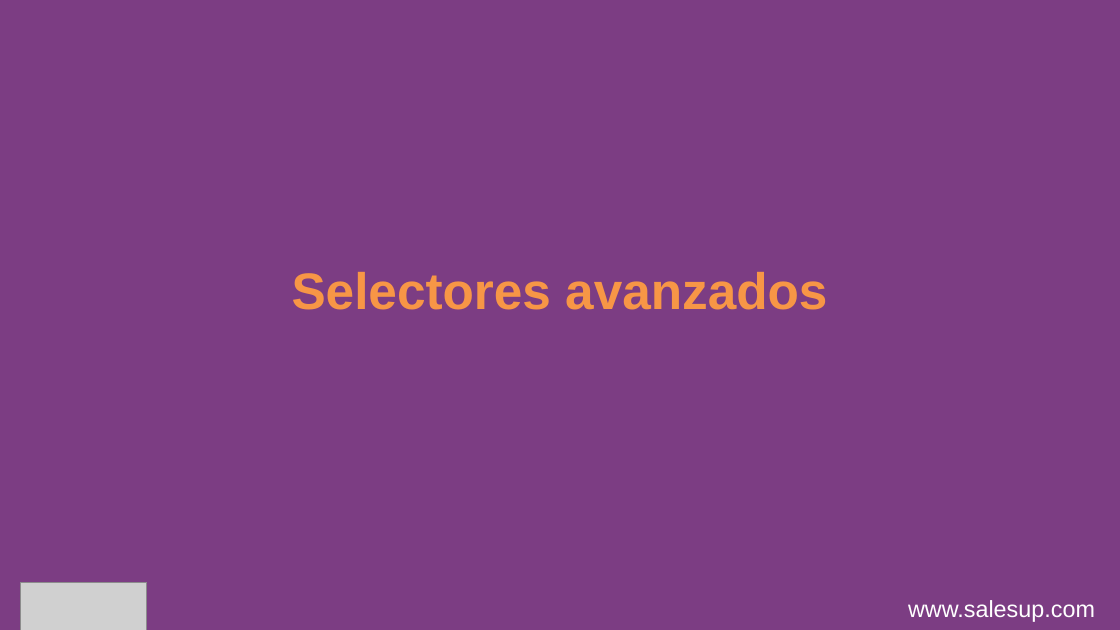
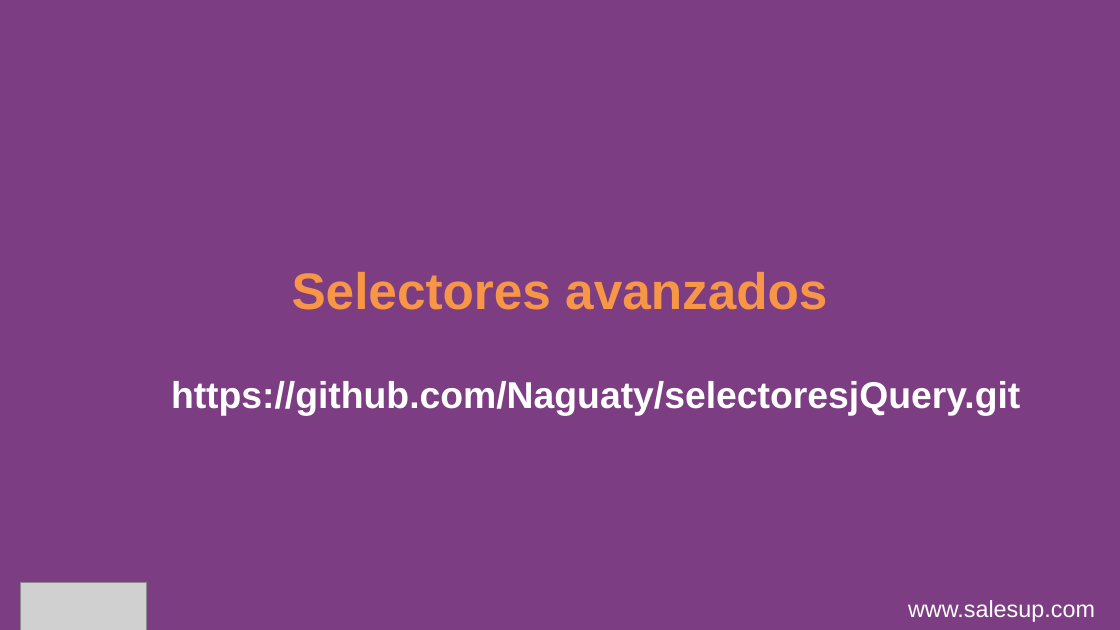
Before and after one commit to Naguaty/selectoresjQuery, a slide deck: slide 2 of Clase 3 bootCamp.pptx. Drawn at 1120x630 pixels with LibreOffice and Linux fonts; fonts in the diff are those of the drawing; grey boxes stand for pictures. Boxes give left, top, right and bottom in pixels: in the first picture for what was removed or moved away, otherwise in the second. Text is boxed around its words. In the diff, an @@ line names an element or a change of style, - is before the commit and + after.

Commit message:
Presentación modificada
Se agrega la ruta del repositorio en la presentación

```diff
--- a/Clase 3 bootCamp.pptx
+++ b/Clase 3 bootCamp.pptx
@@ text added at [171, 381, 1020, 416], 32 pt, text #FFFFFF, bold @@
+https://github.com/Naguaty/selectoresjQuery.git
```
